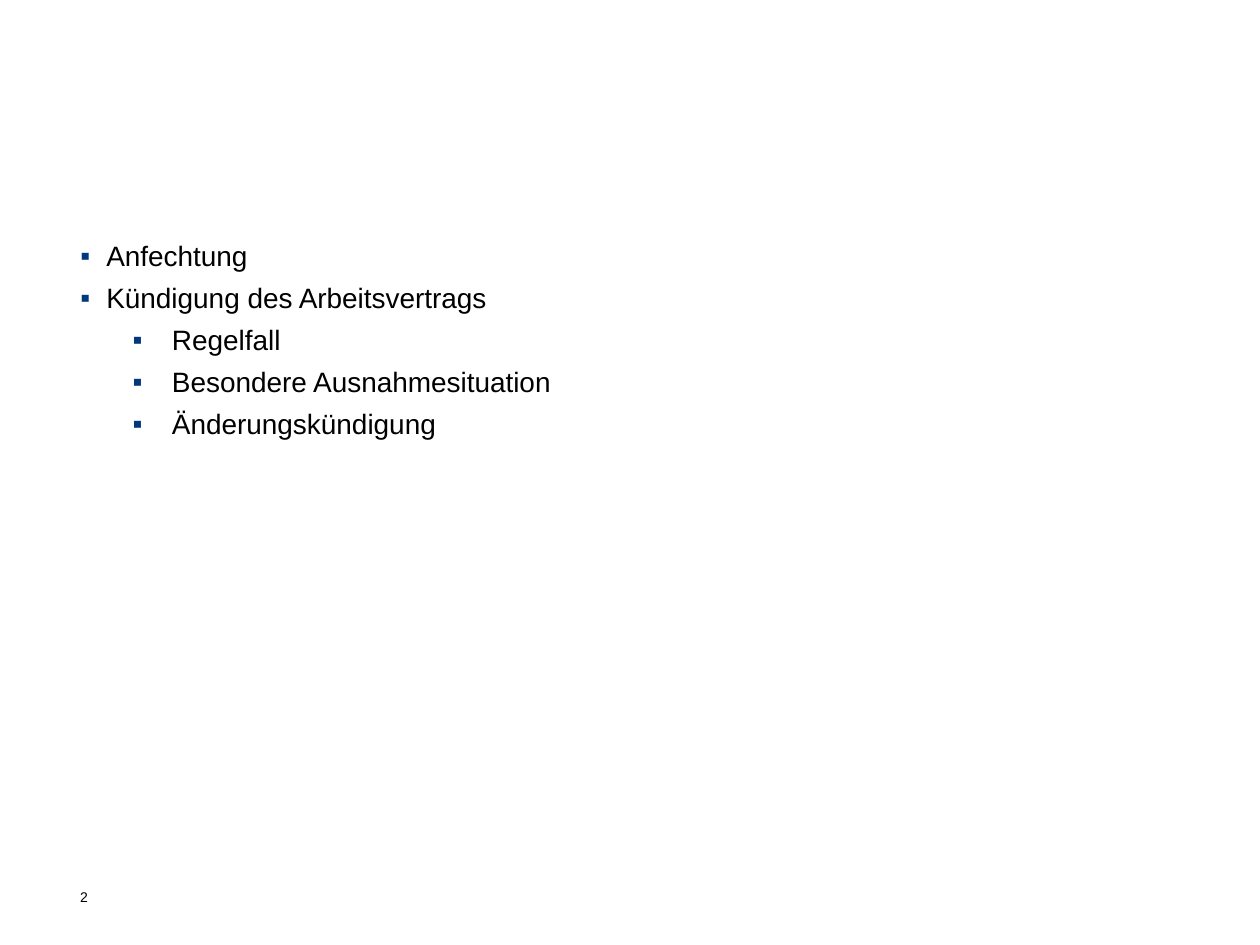
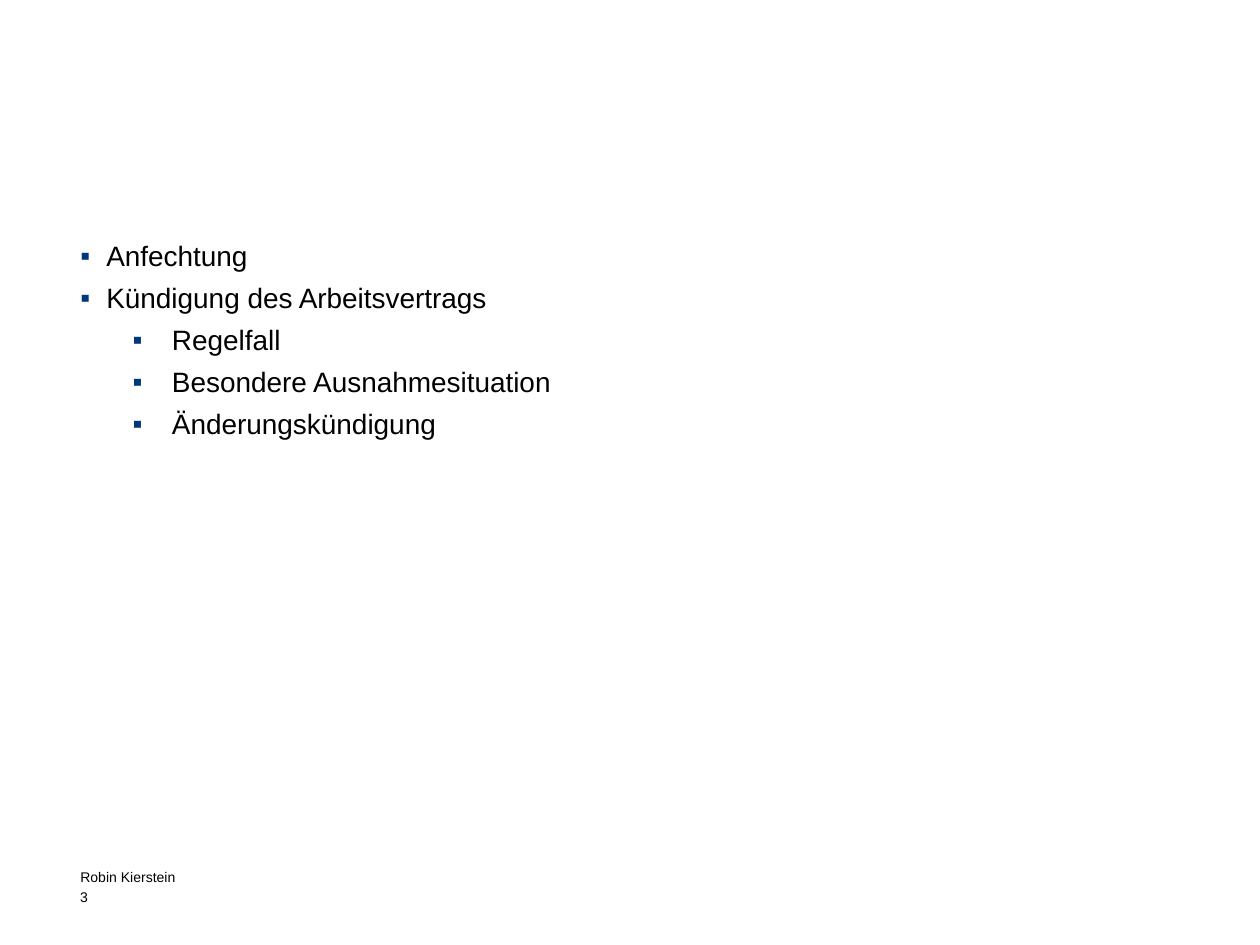
Before and after one commit to Debkou/Weorkshop, a slide deck: slide 3 of Führung Folien Robin.pptx (slide 2 before the commit). Drawn at 1260x945 pixels with LibreOffice and Linux fonts; fonts in the diff are those of the drawing; background and template pictures are left out. Boxes give left, top, right and bottom in pixels: in the first picture for what was removed or moved away, otherwise in the second. Text is boxed around its words. In the diff, an @@ line names an element or a change of style, - is before the commit and + after.

```diff
--- a/Führung Folien Robin.pptx
+++ b/Führung Folien Robin.pptx
@@ page number at (80, 892, 88, 902): text changed @@
-2
+3
@@ text added at (80, 872, 176, 882), 8 pt, text #000000 @@
+Robin Kierstein
```
Also in this commit, not shown: 10 other slides changed, 9 slides added.
